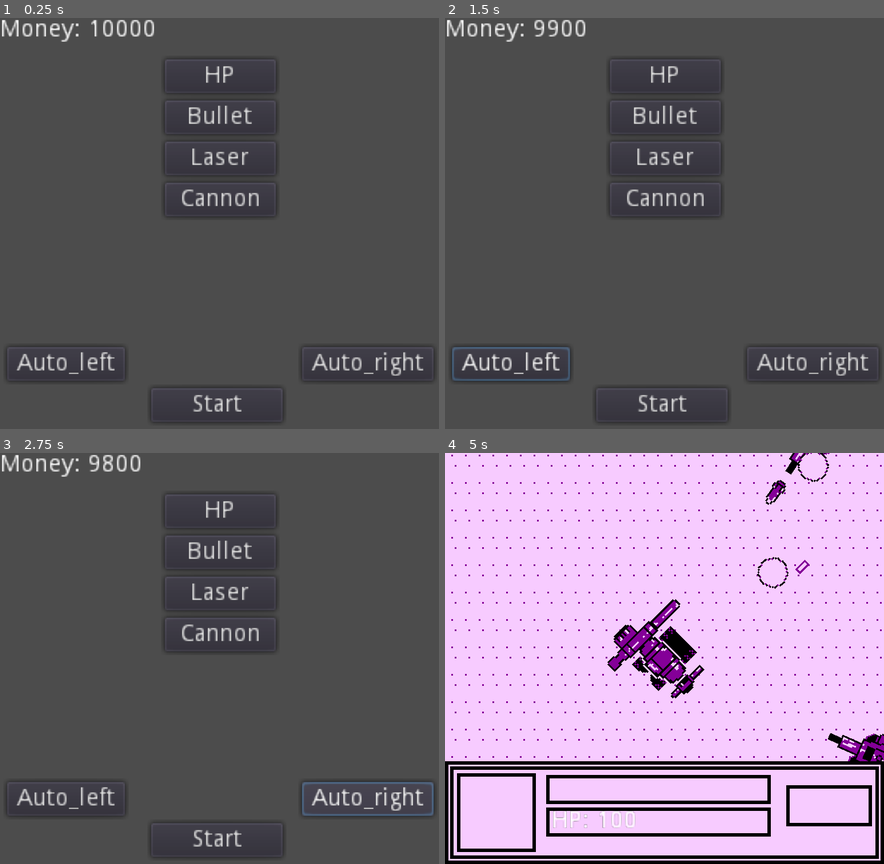
Above: before the commit, frames 1-4 (two rows, left to right).
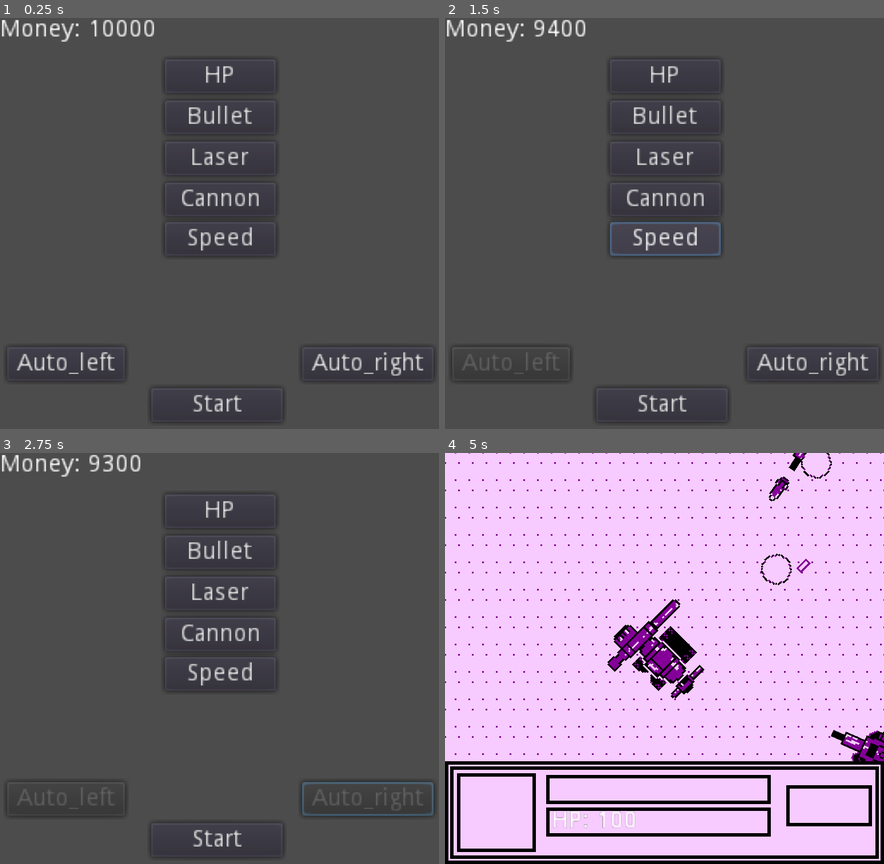
Above: after the commit, the same moments.

Repository: KeichiTS/Mecha_Game
Game: Godot game, scene res://scenes/Upgrade_screen.tscn
Two runs of this game, one before a commit and one after it. Both use one fixed random seed, a clock stepped at 60 frames per second and the inputs below.
Inputs (mouse positions are in pixels of both pictures, inside the frame that each line leads up to):
- Up to frame 1 (0.25 s): no input
- Up to frame 2 (1.5 s): click "Auto_left" at 0.5 s; click (664, 239) at 1.25 s, where only the run after the commit has a clickable "Speed"
- Up to frame 3 (2.75 s): click "Auto_right" at 2 s
- Up to frame 4 (5 s): click "Start" at 2.75 s; hold Right (ui_right) 3.53-4.28 s; tap S (change_l) at 3.6 s; hold Down (ui_down) from 4.28 s (still down); tap A (change_r) at 4.35 s

The runs differ from the first frame. In frame 1, 0.4% of the frame differs, in the area x 37-64%, y 49-59%; in frame 2, 1.4%; in frame 3, 1.3%; in frame 4, 3.1%, in the area x 0-100%, y 0-75%.

Commit message:
quality of life

Diff:
--- a/scenes/Upgrade_screen.tscn
+++ b/scenes/Upgrade_screen.tscn
@@ -33,6 +33,13 @@
 margin_bottom = 116.0
 text = "Cannon"
 
+[node name="Speed" type="Button" parent="."]
+margin_left = 96.0
+margin_top = 119.0
+margin_right = 161.0
+margin_bottom = 139.0
+text = "Speed"
+
 [node name="Auto_Left" type="Button" parent="."]
 margin_left = 4.0
 margin_top = 192.0
@@ -63,6 +70,7 @@
 [connection signal="pressed" from="Bullet" to="." method="_on_Bullet_pressed"]
 [connection signal="pressed" from="Laser" to="." method="_on_Laser_pressed"]
 [connection signal="pressed" from="Cannon" to="." method="_on_Cannon_pressed"]
+[connection signal="pressed" from="Speed" to="." method="_on_Speed_pressed"]
 [connection signal="pressed" from="Auto_Left" to="." method="_on_Auto_Left_pressed"]
 [connection signal="pressed" from="Auto_right" to="." method="_on_Auto_right_pressed"]
 [connection signal="pressed" from="Start" to="." method="_on_Start_pressed"]
--- a/scripts/AUTOLOADS/PLAYER.gd
+++ b/scripts/AUTOLOADS/PLAYER.gd
@@ -9,6 +9,9 @@
 var auto_right = false
 var life_addiction = 0
 
+var acceleration = 1
+var max_speed = 80
+
 
 func _ready():
 	pass
--- a/scripts/Player.gd
+++ b/scripts/Player.gd
@@ -6,7 +6,7 @@
 
 var life = 100 setget damage
 
-var max_speed = 80
+var max_speed = PLAYER.max_speed
 var speed = 100
 var acell = 0
 var timer_left
--- a/scripts/Upgrade_screen.gd
+++ b/scripts/Upgrade_screen.gd
@@ -5,6 +5,14 @@
 
 func _process(delta):
 	$Money.text = "Money: " + str(PLAYER.money)
+	sold()
+
+
+func sold():
+	if PLAYER.auto_left:
+		$Auto_Left.disabled = true
+	if PLAYER.auto_right:
+		$Auto_right.disabled = true
 
 
 func _on_HP_pressed():
@@ -30,11 +38,18 @@
 func _on_Auto_Left_pressed():
 	PLAYER.auto_left = true
 	PLAYER.money -= 100
+	$Auto_Left.disabled = true
 
 func _on_Auto_right_pressed():
 	PLAYER.auto_right = true
 	PLAYER.money -= 100
+	$Auto_right.disabled = true
 
 
 func _on_Start_pressed():
 	get_tree().change_scene("res://scenes/test.tscn")
+
+
+func _on_Speed_pressed():
+	PLAYER.max_speed+= 5
+	PLAYER.money -= 500
